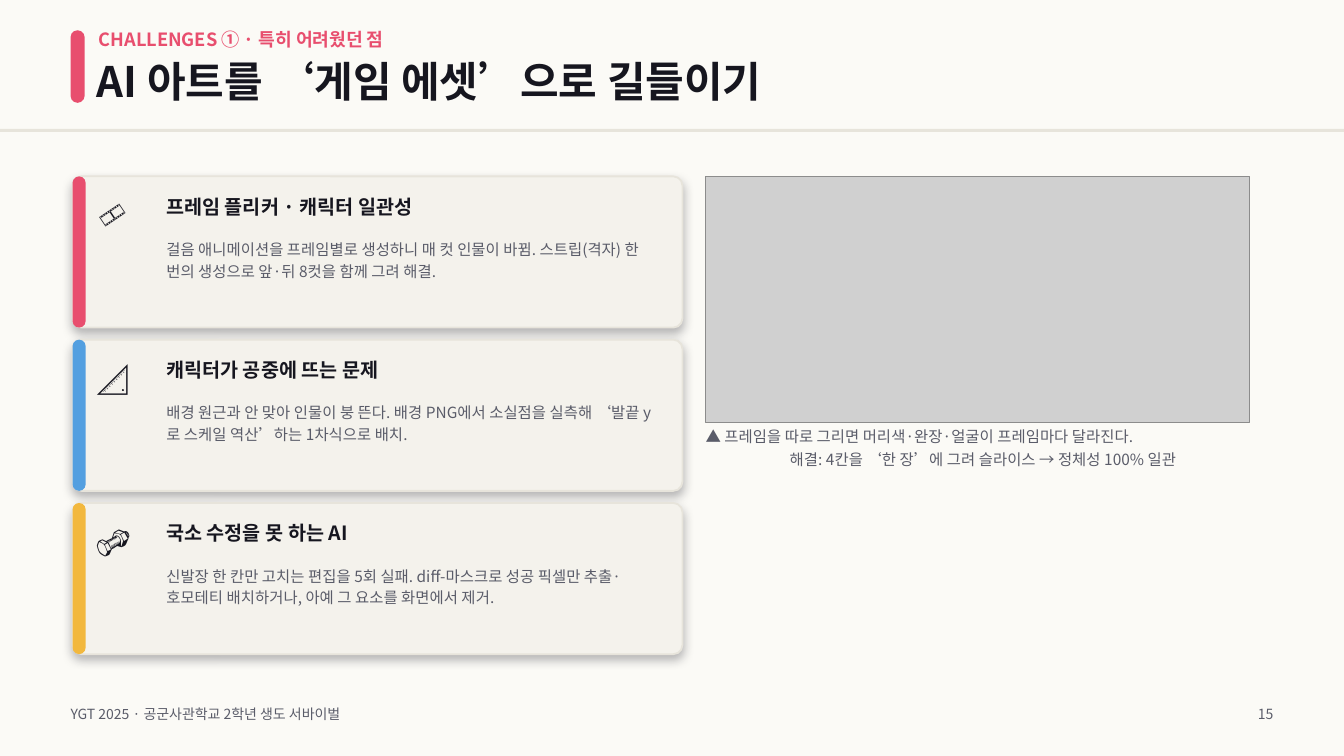
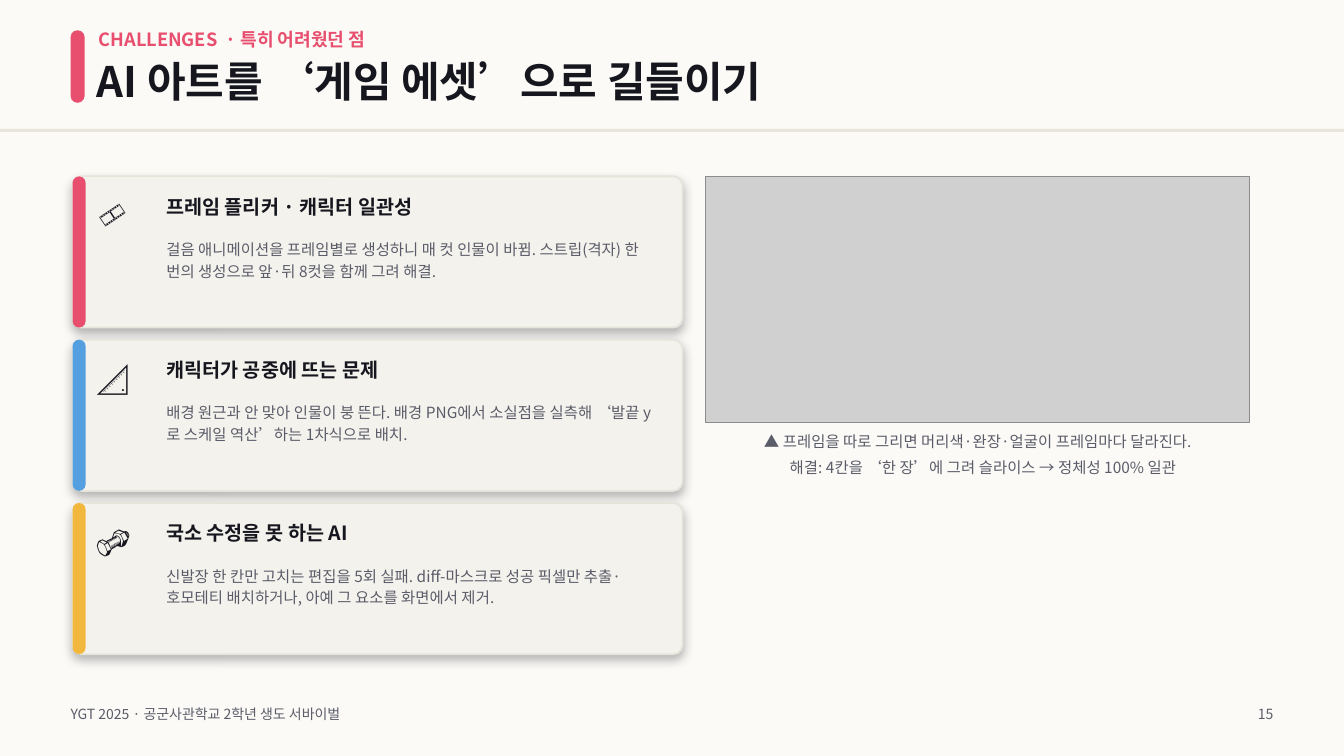
Before and after one commit to HyosanL/YGT2025, a slide deck: slide 15 of YGT2025_발표자료.pptx. Drawn at 1344x756 pixels with LibreOffice and Linux fonts; fonts in the diff are those of the drawing; grey boxes stand for pictures. Boxes give left, top, right and bottom in pixels: in the first picture for what was removed or moved away, otherwise in the second. Text is boxed around its words. In the diff, an @@ line names an element or a change of style, - is before the commit and + after.

```diff
--- a/YGT2025_발표자료.pptx
+++ b/YGT2025_발표자료.pptx
@@ text at (x1=99, y1=30, x2=366, y2=48): text changed @@
-CHALLENGES ① · 특히 어려웠던 점
+CHALLENGES · 특히 어려웠던 점
@@ text at (x1=783, y1=434, x2=1191, y2=474): text changed @@
-▲ 프레임을 따로 그리면 머리색·완장·얼굴이 프레임마다 달라진다.
-해결: 4칸을 ‘한 장’에 그려 슬라이스 → 정체성 100% 일관
+▲ 프레임을 따로 그리면 머리색·완장·얼굴이 프레임마다 달라진다.
+해결: 4칸을 ‘한 장’에 그려 슬라이스 → 정체성 100% 일관
```
Also in this commit, not shown: 9 other slides changed, 1 slide removed, 4 other files.
